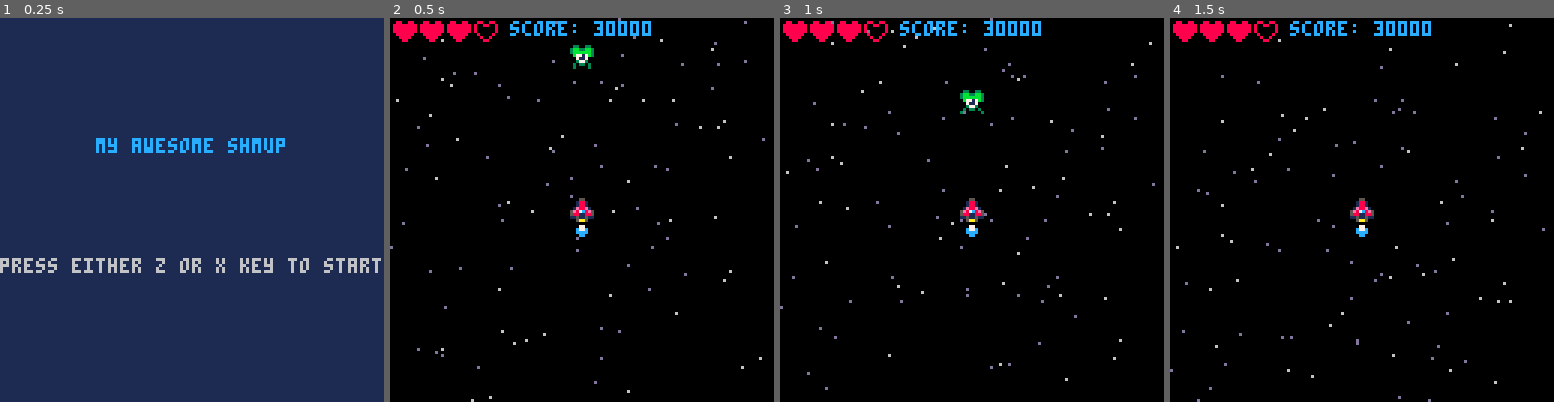
Above: before the commit, frames 1-4 (left to right).
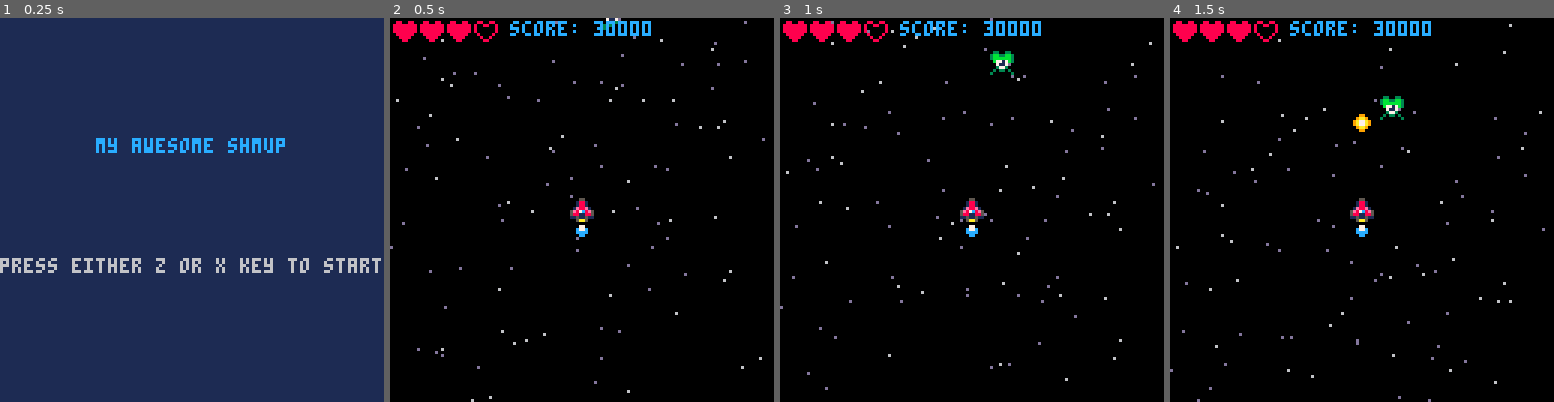
Above: after the commit, the same moments.

Repository: CRBroughton/pico-8-hero
Game: PICO-8 cartridge src/pico-8-hero.p8
Two runs of this game, one before a commit and one after it. Both use one fixed random seed, a clock stepped at 60 frames per second and the inputs below.
Inputs:
- Up to frame 1 (0.25 s): no input
- Up to frame 2 (0.5 s): tap X (X key) at 0.33 s
- Up to frame 3 (1 s): tap O (Z key) at 0.7 s
- Up to frame 4 (1.5 s): tap X (X key) at 1.07 s

Frame 1 is identical in both runs. In frame 2, 0.3% of the frame differs, in the area x 46-60%, y 0-14%; in frame 3, 0.5%, in the area x 46-61%, y 8-25%; in frame 4, 0.4%.

Commit message:
feat(enemies): :construction: enemies now spawn when first is killed

Diff:
--- a/src/main.lua
+++ b/src/main.lua
@@ -64,9 +64,5 @@
 
     enemies = {}
 
-    local enemy = {}
-    enemy.x = 60
-    enemy.y = 5
-    enemy.sprite = 21
-    add(enemies, enemy)
+    spawnenemy()
 end
--- a/src/update.lua
+++ b/src/update.lua
@@ -51,6 +51,7 @@
                 del (enemies, enemy)
                 del (bullets, bullet)
                 sfx(2)
+                spawnenemy()
             end
         end
     end
--- a/src/utils.lua
+++ b/src/utils.lua
@@ -20,3 +20,13 @@
 
     return true
 end
+
+function spawnenemy()
+    local enemy = {
+        x = rnd(120),
+        y = -8,
+        sprite = 21,
+    }
+
+    add(enemies, enemy)
+end
Not shown, changed: the sound effects (__sfx__) section of src/pico-8-hero.p8
